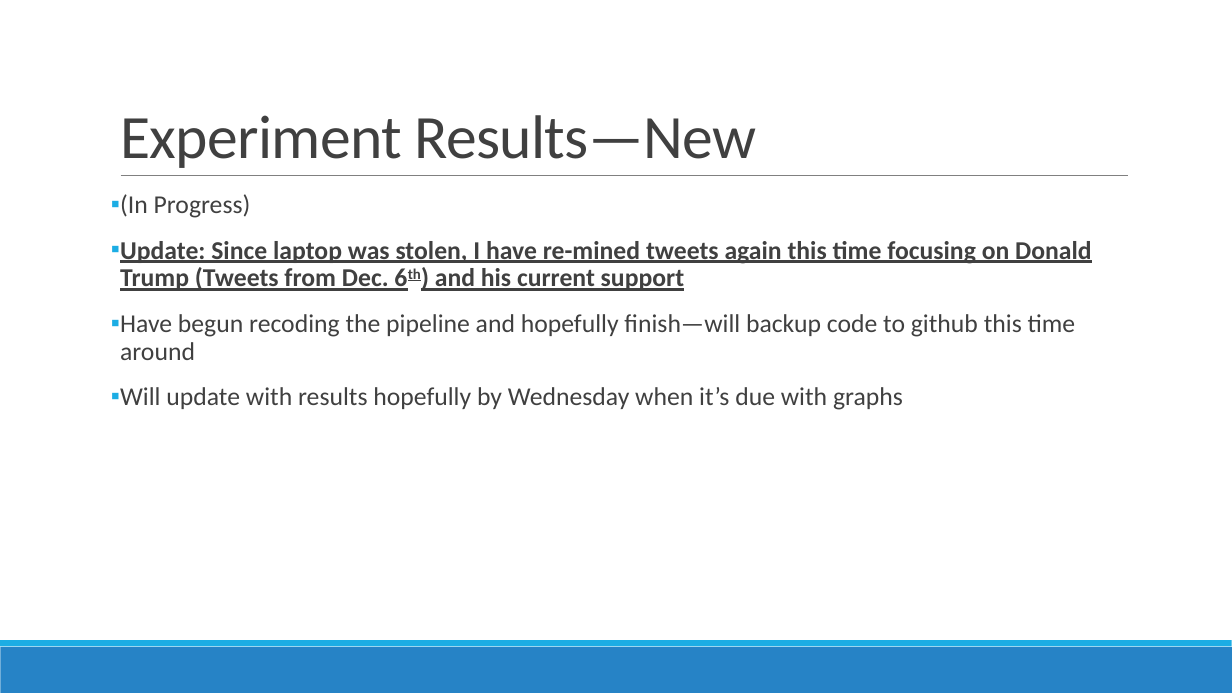
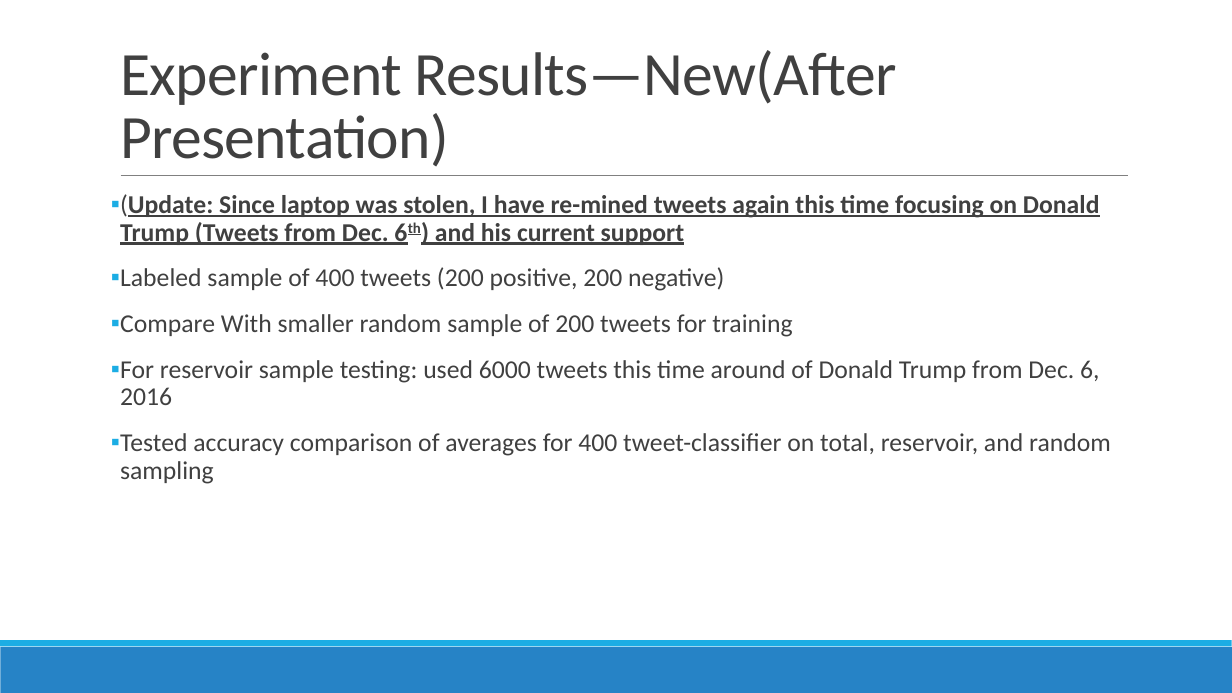
Before and after one commit to denniseh7/CS262, a slide deck: slide 20 of CS262_Project_Presentation_Dennis_Hsu.pptx (slide 19 before the commit). Drawn at 1232x693 pixels with LibreOffice and Linux fonts; fonts in the diff are those of the drawing. Boxes give left, top, right and bottom in pixels: in the first picture for what was removed or moved away, otherwise in the second. Text is boxed around its words. In the diff, an @@ line names an element or a change of style, - is before the commit and + after.

Commit message:
Finished remaking slides. Finished Project with Trump Tweets mined 12/6/16.

```diff
--- a/CS262_Project_Presentation_Dennis_Hsu.pptx
+++ b/CS262_Project_Presentation_Dennis_Hsu.pptx
@@ title at [120,50,897,166]: text changed @@
-Experiment Results—New
+Experiment Results—New(After Presentation)
@@ text at [120,194,1111,484]: text changed @@
-▪ (In Progress)
-▪ Update: Since laptop was stolen, I have re-mined tweets again this time focusing on Donald Trump (Tweets from Dec. 6th) and his current support
-▪ Have begun recoding the pipeline and hopefully finish—will backup code to github this time around
-▪ Will update with results hopefully by Wednesday when it’s due with graphs
+▪ (Update: Since laptop was stolen, I have re-mined tweets again this time focusing on Donald Trump (Tweets from Dec. 6th) and his current support
+▪ Labeled sample of 400 tweets (200 positive, 200 negative)
+▪ Compare With smaller random sample of 200 tweets for training
+▪ For reservoir sample testing: used 6000 tweets this time around of Donald Trump from Dec. 6, 2016
+▪ Tested accuracy comparison of averages for 400 tweet-classifier on total, reservoir, and random sampling
```
Also in this commit, not shown: 4 other slides changed, 5 slides added, 1 slide removed, 16 other files.
